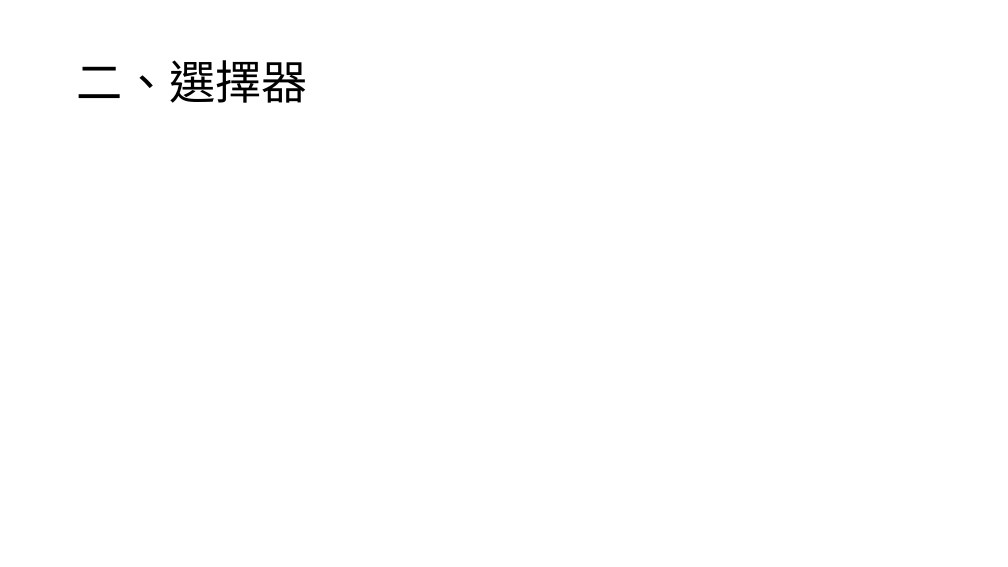
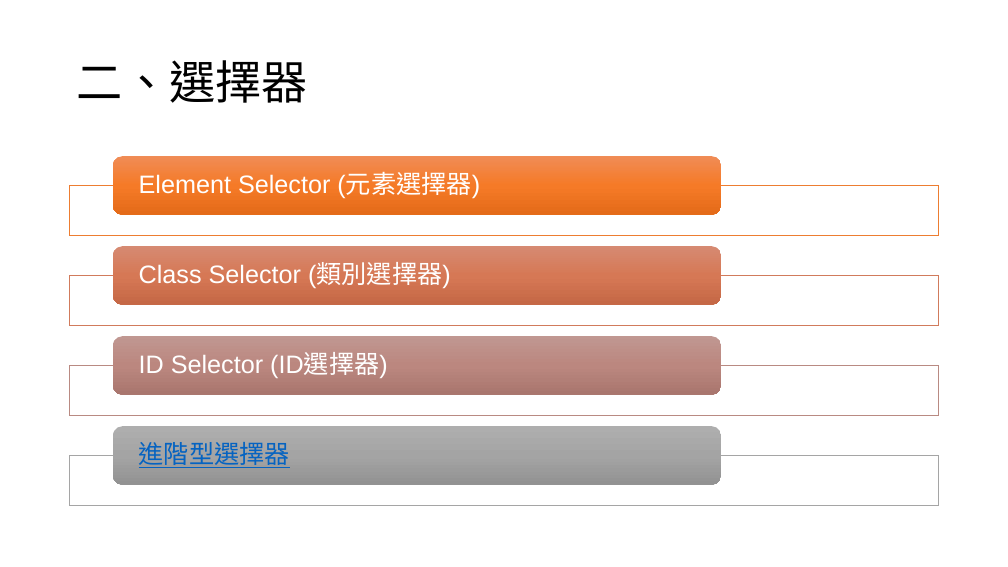
Before and after one commit to Benknightdark/jquerytutorial, a slide deck: slide 6 of jquerytutorial.pptx. Drawn at 1008x567 pixels with LibreOffice and Linux fonts; fonts in the diff are those of the drawing. Boxes give left, top, right and bottom in pixels: in the first picture for what was removed or moved away, otherwise in the second. Text is boxed around its words. In the diff, an @@ line names an element or a change of style, - is before the commit and + after.

```diff
--- a/jquerytutorial.pptx
+++ b/jquerytutorial.pptx
@@ group added at (x1=70, y1=157, x2=939, y2=505): 4 rectangles, 4 rounded rectangles, 4 texts @@
+Element Selector (元素選擇器)
+Class Selector (類別選擇器)
+ID Selector (ID選擇器)
+進階型選擇器
```
Also in this commit, not shown: 1 other file.
